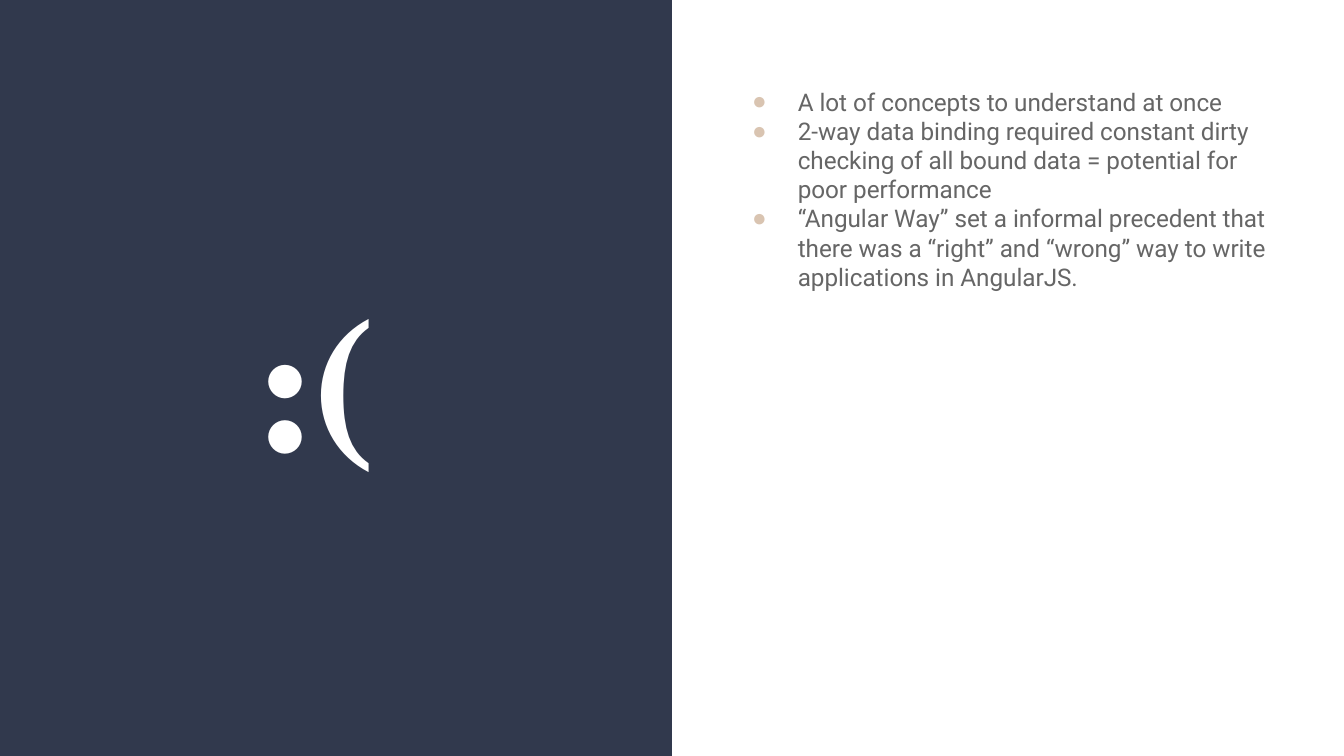
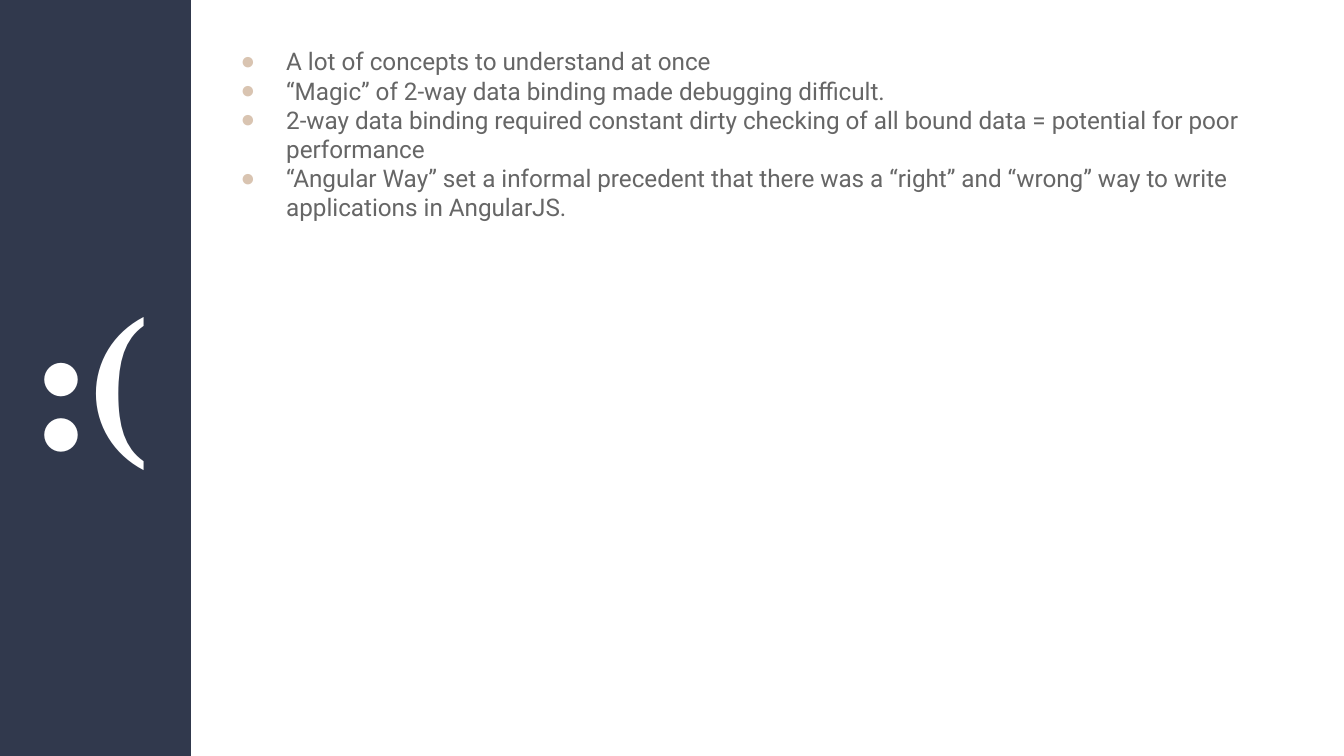
Before and after one commit to JasonTypesCodes/angularjs-retro, a slide deck: slide 15 of AngularJS - A Retrospective.odp. Drawn at 1344x756 pixels with LibreOffice and Linux fonts; fonts in the diff are those of the drawing. Boxes give left, top, right and bottom in pixels: in the first picture for what was removed or moved away, otherwise in the second. Text is boxed around its words. In the diff, an @@ line names an element or a change of style, - is before the commit and + after.

```diff
--- a/AngularJS - A Retrospective.odp
+++ b/AngularJS - A Retrospective.odp
@@ title ":(" rewrapped from (46,13,590,745) to (0,0,188,755) @@
@@ rectangle: place and size @@
-rectangle at (0,0,672,755)
+rectangle at (0,0,191,755)
@@ text "A lot of concepts to ...": place and size @@
-text "A lot of concepts to ..." at (798,92,1265,291)
+text "A lot of concepts to ..." at (286,51,1238,221)
@@ text at (286,81,884,105): paragraph added @@
+● “Magic” of 2-way data binding made debugging difficult.
```
Also in this commit, not shown: 2 other slides changed, 26 slides added.
